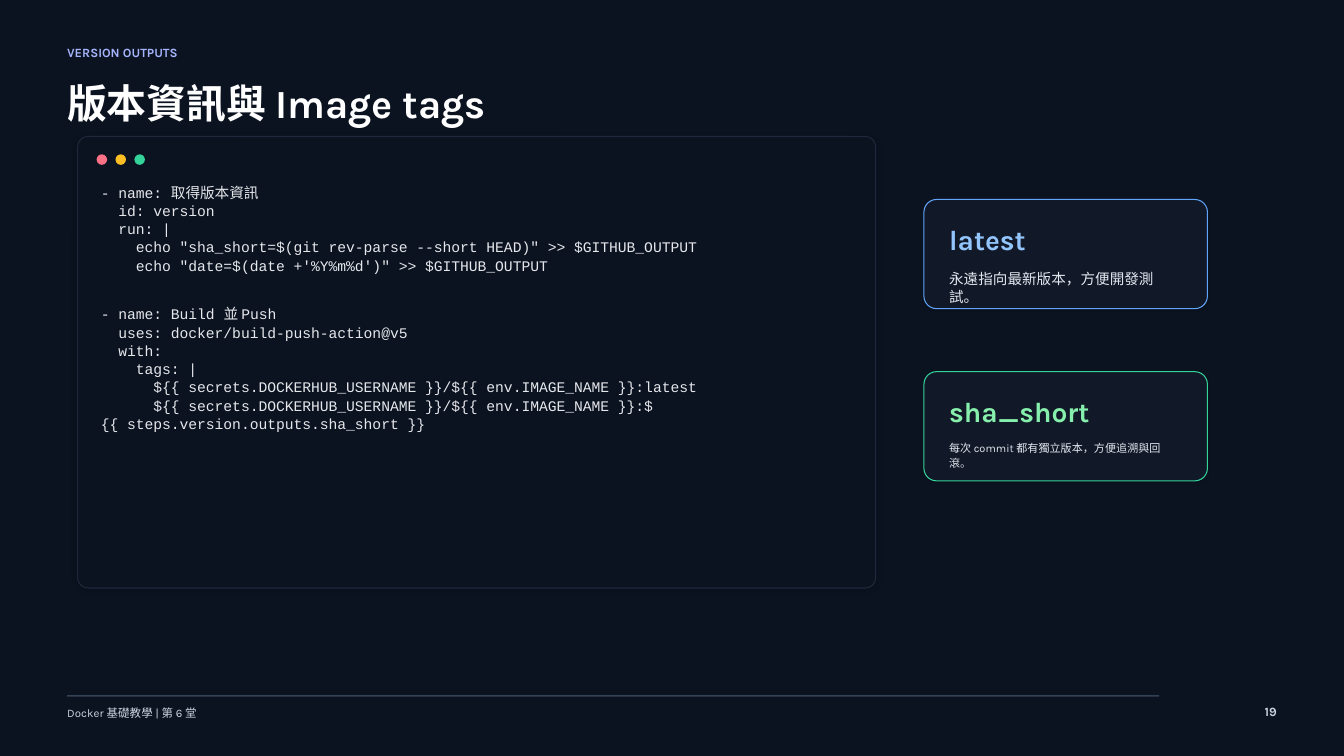
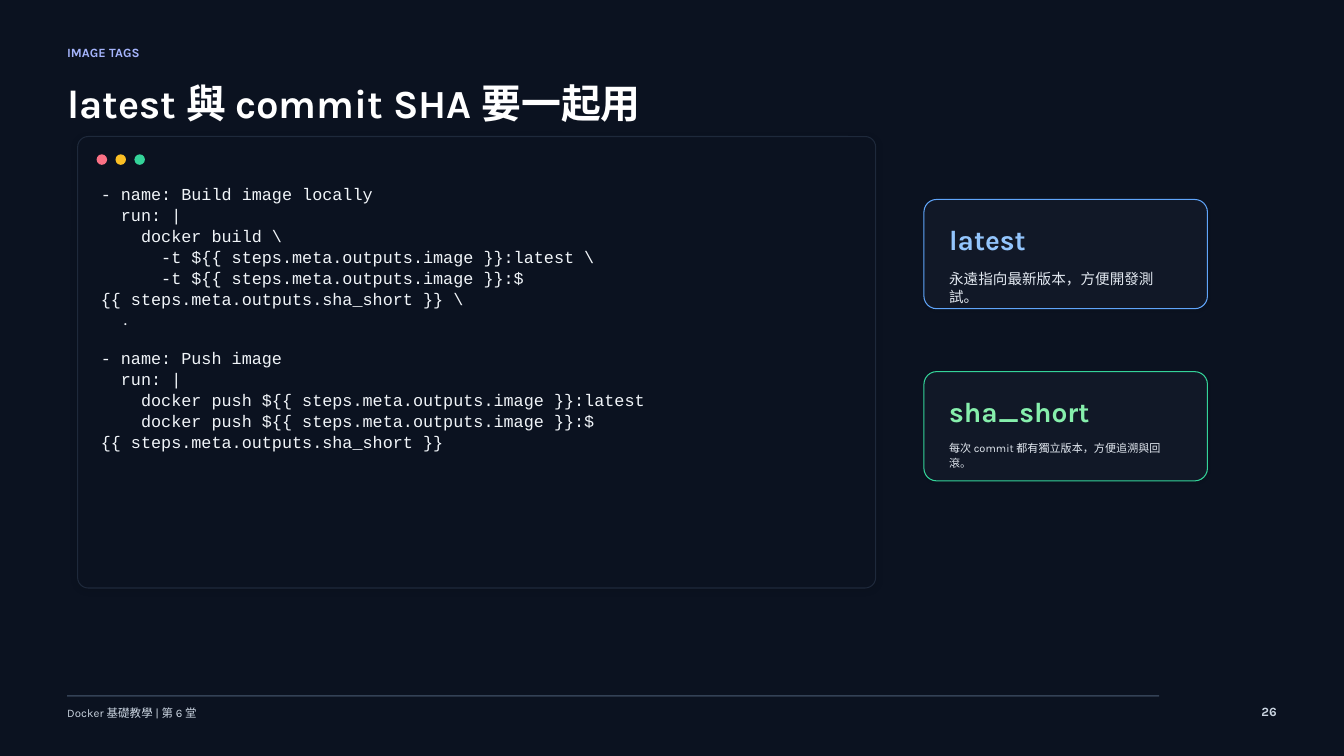
Before and after one commit to lalalalaluk/docker-practice, a slide deck: slide 26 of slides/docker-session6-github-actions-advanced.pptx (slide 19 before the commit). Drawn at 1344x756 pixels with LibreOffice and Linux fonts; fonts in the diff are those of the drawing. Boxes give left, top, right and bottom in pixels: in the first picture for what was removed or moved away, otherwise in the second. Text is boxed around its words. In the diff, an @@ line names an element or a change of style, - is before the commit and + after.

Commit message:
Update Docker course slide code appendices

```diff
--- a/slides/docker-session6-github-actions-advanced.pptx
+++ b/slides/docker-session6-github-actions-advanced.pptx
@@ text at (x1=67, y1=48, x2=140, y2=57): text changed @@
-VERSION OUTPUTS
+IMAGE TAGS
@@ text at (x1=67, y1=84, x2=641, y2=122): text changed @@
-版本資訊與 Image tags
+latest 與 commit SHA 要一起用
@@ text at (x1=121, y1=188, x2=373, y2=204): text changed; size 10.5 to 12 pt; text colour #E5E7EB to #F1F5F9 @@
-- name: 取得版本資訊
-id: version
+- name: Build image locally
@@ text at (x1=121, y1=230, x2=645, y2=452): text changed; size 10.5 to 12 pt; text colour #E5E7EB to #F1F5F9 @@
-echo "sha_short=$(git rev-parse --short HEAD)" >> $GITHUB_OUTPUT
-echo "date=$(date +'%Y%m%d')" >> $GITHUB_OUTPUT
-- name: Build 並 Push
-uses: docker/build-push-action@v5
-with:
-tags: |
-${{ secrets.DOCKERHUB_USERNAME }}/${{ env.IMAGE_NAME }}:latest
-${{ secrets.DOCKERHUB_USERNAME }}/${{ env.IMAGE_NAME }}:${{ steps.version.outputs.sha_short }}
+docker build \
+-t ${{ steps.meta.outputs.image }}:latest \
+-t ${{ steps.meta.outputs.image }}:${{ steps.meta.outputs.sha_short }} \
+.
+- name: Push image
+run: |
+docker push ${{ steps.meta.outputs.image }}:latest
+docker push ${{ steps.meta.outputs.image }}:${{ steps.meta.outputs.sha_short }}
@@ text at (x1=121, y1=212, x2=161, y2=221): size 10.5 to 12 pt, text colour #E5E7EB to #F1F5F9 in "run: |" @@
@@ text at (x1=1261, y1=707, x2=1276, y2=716): text changed @@
-19
+26
```
Also in this commit, not shown: 25 other slides changed, 41 slides added, 6 slides removed, 4 other files.
